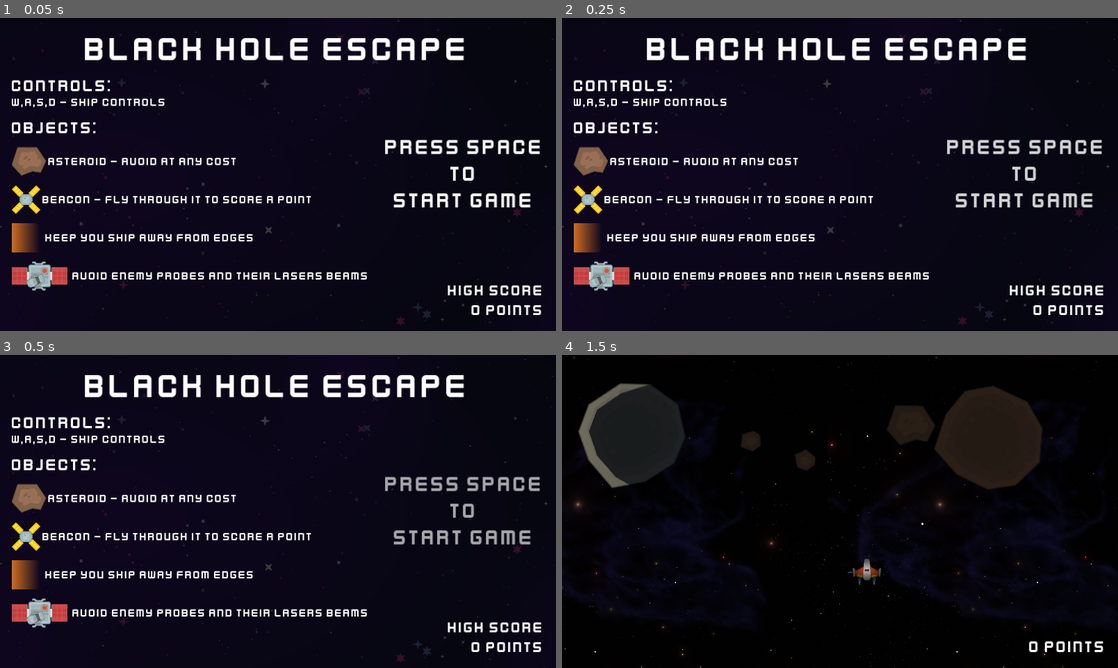
Above: before the commit, frames 1-4 (two rows, left to right).
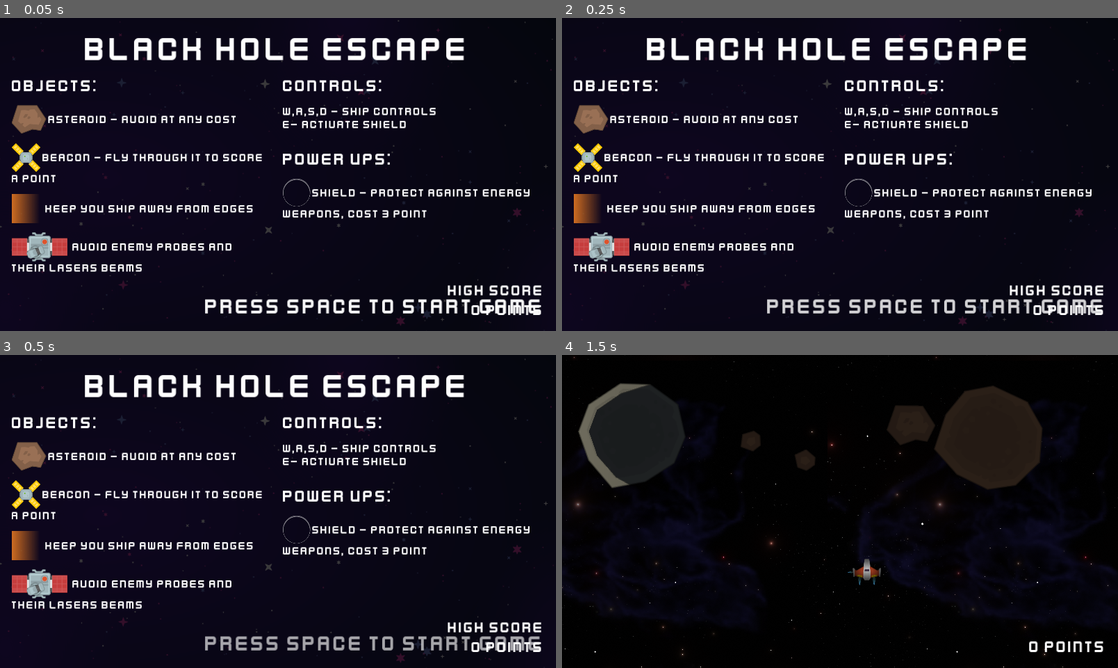
Above: after the commit, the same moments.

Repository: jstasiaczek/black_hole_escape
Game: Godot game, scene res://scenes/main/main.tscn
The game is run twice, just before and just after one commit, with the same random seed, the same clock (stepped at 60 frames per second) and the same inputs.
Inputs:
- Up to frame 1 (0.05 s): no input
- Up to frame 2 (0.25 s): no input
- Up to frame 3 (0.5 s): no input
- Up to frame 4 (1.5 s): tap Space (action) at 0.5, 0.6 s; hold D (right) from 0.53 s (still down); tap W (forward) at 0.77 s; tap E (shield, bound only after the commit) at 0.8, 1.35 s

The runs differ from the first frame. In frame 1, 13% of the frame differs, in the area x 2-98%, y 19-95%; in frame 2, 13%; in frame 3, 13%; in frame 4, nothing differs.

Commit message:
added shield power up

Diff:
--- a/managers/game_manager.gd
+++ b/managers/game_manager.gd
@@ -4,6 +4,7 @@
 const SHIP_GROUP: String = "ship"
 const ASTEROID_GROUP: String = "asteroid"
 const ENEMY_GROUP: String = "enemy"
+const SHIELD_GROUP: String = "shield"
 const SHIP_BASE_MAIN_SPEED: float = 180
 const SHIP_BASE_SECONDARY_SPEED: float = 80
 const ASTEROID_COUNT_MIN: int = 4
@@ -13,6 +14,7 @@
 const BEACON_WIDTH = 114
 const GRAVITY: float = 80
 const LASER_SPEED: int = 240
+const SHIELD_COST: int = 3
 
 const SPAWNER_TYPE: int = 1
 
--- a/managers/score_manager.gd
+++ b/managers/score_manager.gd
@@ -19,6 +19,10 @@
 	else:
 		_high_score = int(file.get_as_text())
 
+func decrease_score(value = 0):
+	_score -= value
+	SignalManager.on_player_score.emit()
+
 func increas_score(value = 0):
 	_score += value
 	if _score > _high_score:
--- a/managers/signal_manager.gd
+++ b/managers/signal_manager.gd
@@ -2,4 +2,6 @@
 
 signal on_ship_destroyed
 signal on_player_score
+signal on_shield_hit
+signal on_shield_activated
 signal on_enemy_fire(start_position: Vector2, end_position: Vector2)
--- a/project.godot
+++ b/project.godot
@@ -61,6 +61,11 @@
 "events": [Object(InputEventKey,"resource_local_to_scene":false,"resource_name":"","device":-1,"window_id":0,"alt_pressed":false,"shift_pressed":false,"ctrl_pressed":false,"meta_pressed":false,"pressed":false,"keycode":0,"physical_keycode":32,"key_label":0,"unicode":32,"echo":false,"script":null)
 ]
 }
+shield={
+"deadzone": 0.5,
+"events": [Object(InputEventKey,"resource_local_to_scene":false,"resource_name":"","device":-1,"window_id":0,"alt_pressed":false,"shift_pressed":false,"ctrl_pressed":false,"meta_pressed":false,"pressed":false,"keycode":0,"physical_keycode":69,"key_label":0,"unicode":101,"echo":false,"script":null)
+]
+}
 
 [rendering]
 
--- a/scenes/laser/laser.gd
+++ b/scenes/laser/laser.gd
@@ -4,6 +4,8 @@
 @onready var explosion_animation = $ExplosionAnimation
 @onready var shot_sound = $shotSound
 @onready var boom_sound = $boomSound
+
+var is_destroyed: bool = false
 
 var player_point: Vector2
 var direction
@@ -36,6 +38,7 @@
 	queue_free()
 
 func die():
+	is_destroyed = true
 	boom_sound.play()
 	sprite_2d.visible = false
 	explosion_animation.visible = true
@@ -44,10 +47,13 @@
 func _on_area_entered(area):
 	if area.is_in_group(GameManager.ASTEROID_GROUP):
 		die()
+	if area.is_in_group(GameManager.SHIELD_GROUP) and area.visible:
+		SignalManager.on_shield_hit.emit()
+		die()
 
 
 func _on_body_entered(body):
-	if body.is_in_group(GameManager.SHIP_GROUP):
+	if body.is_in_group(GameManager.SHIP_GROUP) and body.is_shield == false and is_destroyed == false:
 		SignalManager.on_ship_destroyed.emit()
 		die()
 
--- a/scenes/main/main.tscn
+++ b/scenes/main/main.tscn
@@ -86,17 +86,35 @@
 text = "Black Hole Escape"
 label_settings = SubResource("LabelSettings_mqrn5")
 
-[node name="RichTextLabel" type="RichTextLabel" parent="MarginContainer"]
+[node name="Label2" type="Label" parent="MarginContainer"]
 layout_mode = 2
+size_flags_horizontal = 8
+size_flags_vertical = 8
+text = "Press SPACE to start game"
+label_settings = SubResource("LabelSettings_s872c")
+horizontal_alignment = 1
+vertical_alignment = 1
+
+[node name="high_socre" type="Label" parent="MarginContainer"]
+layout_mode = 2
+size_flags_horizontal = 8
+size_flags_vertical = 8
+label_settings = SubResource("LabelSettings_ppvtd")
+horizontal_alignment = 2
+
+[node name="HBoxContainer" type="HBoxContainer" parent="MarginContainer"]
+layout_mode = 2
+theme_override_constants/separation = 20
+
+[node name="RichTextLabel" type="RichTextLabel" parent="MarginContainer/HBoxContainer"]
+layout_mode = 2
+size_flags_horizontal = 3
 bbcode_enabled = true
 text = "
 
 
 
-[font=res://assets/fonts/kenvector_future_thin.ttf][font_size=36]Controls:[/font_size]
-[font_size=24]W,A,S,D - ship controls[/font_size]
-
-[font_size=36]Objects:[/font_size]
+[font=res://assets/fonts/kenvector_future_thin.ttf][font_size=36]Objects:[/font_size]
 
 [img height=60]res://assets/meteors/asteroid_1.png[/img] [font_size=24]Asteroid - avoid at any cost[/font_size]
 
@@ -108,22 +126,24 @@
 
 [/font]"
 
-[node name="Label2" type="Label" parent="MarginContainer"]
+[node name="RichTextLabel2" type="RichTextLabel" parent="MarginContainer/HBoxContainer"]
 layout_mode = 2
-size_flags_horizontal = 8
-text = "Press SPACE
-to
-start game"
-label_settings = SubResource("LabelSettings_s872c")
-horizontal_alignment = 1
-vertical_alignment = 1
+size_flags_horizontal = 3
+bbcode_enabled = true
+text = "
 
-[node name="high_socre" type="Label" parent="MarginContainer"]
-layout_mode = 2
-size_flags_horizontal = 8
-size_flags_vertical = 8
-label_settings = SubResource("LabelSettings_ppvtd")
-horizontal_alignment = 2
+
+
+[font=res://assets/fonts/kenvector_future_thin.ttf][font_size=36]Controls:[/font_size]
+
+[font_size=24]W,A,S,D - ship controls[/font_size]
+[font_size=24]E- activate shield[/font_size]
+
+
+[font_size=36]Power ups:[/font_size]
+
+[img height=60]res://assets/ships/shield.png[/img] [font_size=24]Shield - protect against energy weapons, cost 3 point[/font_size]
+[/font]"
 
 [node name="AnimationPlayer" type="AnimationPlayer" parent="."]
 libraries = {
--- /dev/null
+++ b/scenes/shield/shield.gd
@@ -0,0 +1,30 @@
+extends Area2D
+@onready var shield_up = $ShieldUp
+@onready var no_points = $NoPoints
+
+var ship_destroyed: bool = false
+
+
+# Called when the node enters the scene tree for the first time.
+func _ready():
+	SignalManager.on_shield_hit.connect(on_shield_hit)
+	SignalManager.on_ship_destroyed.connect(on_ship_destroyed)
+
+func on_ship_destroyed():
+	ship_destroyed = true
+	visible = false
+
+func on_shield_hit():
+	visible = false
+
+
+# Called every frame. 'delta' is the elapsed time since the previous frame.
+func _process(delta):
+	if Input.is_action_just_pressed("shield") and ship_destroyed == false:
+		if ScoreManager.get_score() >= GameManager.SHIELD_COST and visible == false:
+			visible = true
+			ScoreManager.decrease_score(GameManager.SHIELD_COST)
+			shield_up.play()
+			SignalManager.on_shield_activated.emit()
+		elif ScoreManager.get_score() < GameManager.SHIELD_COST and visible == false:
+			no_points.play()
--- /dev/null
+++ b/scenes/shield/shield.tscn
@@ -0,0 +1,31 @@
+[gd_scene load_steps=6 format=3 uid="uid://b4u47jik71kkt"]
+
+[ext_resource type="Texture2D" uid="uid://bjoff8ywyk3cx" path="res://assets/ships/shield.png" id="1_x4d66"]
+[ext_resource type="Script" path="res://scenes/shield/shield.gd" id="1_yml7u"]
+[ext_resource type="AudioStream" uid="uid://bk5cv7bnnx6kn" path="res://assets/sounds/sfx_shieldUp.ogg" id="3_ybakv"]
+[ext_resource type="AudioStream" uid="uid://bmu0b3bvqy6d2" path="res://assets/sounds/sfx_lose.ogg" id="4_dgb0o"]
+
+[sub_resource type="CapsuleShape2D" id="CapsuleShape2D_uuhtl"]
+radius = 66.0
+height = 132.0
+
+[node name="Shield" type="Area2D" groups=["shield"]]
+script = ExtResource("1_yml7u")
+
+[node name="Sprite2D" type="Sprite2D" parent="."]
+texture = ExtResource("1_x4d66")
+
+[node name="CollisionShape2D" type="CollisionShape2D" parent="."]
+position = Vector2(0, -1)
+scale = Vector2(1, 1.04)
+shape = SubResource("CapsuleShape2D_uuhtl")
+
+[node name="PointLight2D" type="PointLight2D" parent="."]
+texture = ExtResource("1_x4d66")
+
+[node name="ShieldUp" type="AudioStreamPlayer" parent="."]
+stream = ExtResource("3_ybakv")
+
+[node name="NoPoints" type="AudioStreamPlayer" parent="."]
+stream = ExtResource("4_dgb0o")
+volume_db = -5.0
--- a/scenes/ship/ship.gd
+++ b/scenes/ship/ship.gd
@@ -15,9 +15,11 @@
 @onready var thruster_light_right = $lights/thrusterLightRight
 @onready var engine_light_2 = $lights/engineLight2
 @onready var engine_light = $lights/engineLight
+@onready var shield = $Shield
 
 var died: bool = false
 var button_pressed_count: int = 0
+var is_shield: bool = false
 
 # Called when the node enters the scene tree for the first time.
 func _ready():
@@ -28,6 +30,14 @@
 	thruster_audio.play()
 
 	SignalManager.on_ship_destroyed.connect(die)
+	SignalManager.on_shield_activated.connect(on_shield_activated)
+	SignalManager.on_shield_hit.connect(on_shield_hit)
+
+func on_shield_activated():
+	is_shield = true
+
+func on_shield_hit():
+	is_shield = false
 
 func _physics_process(delta):
 	if died:
@@ -74,6 +84,7 @@
 	engine_1.hide()
 	engine_2.hide()
 	thruster_audio.stop()
+	SignalManager.on_shield_hit.emit()
 	destroy.play("default")
 
 func reset_thrusters():
--- a/scenes/ship/ship.tscn
+++ b/scenes/ship/ship.tscn
@@ -7,6 +7,7 @@
 [ext_resource type="Texture2D" uid="uid://bu4fvogdss8tw" path="res://assets/ships/Explosion.png" id="5_vfavq"]
 [ext_resource type="AudioStream" uid="uid://dvbxlvtdqltwl" path="res://assets/sounds/159012__primeval_polypod__distant-rumble.wav" id="6_k445o"]
 [ext_resource type="AudioStream" uid="uid://vb4xpnpnsg8m" path="res://assets/sounds/explosion.ogg" id="7_gfd7o"]
+[ext_resource type="PackedScene" uid="uid://b4u47jik71kkt" path="res://scenes/shield/shield.tscn" id="8_4jbjt"]
 
 [sub_resource type="SpriteFrames" id="SpriteFrames_l4n8m"]
 animations = [{
@@ -234,3 +235,7 @@
 
 [node name="Image" type="Sprite2D" parent="."]
 texture = ExtResource("2_38lnr")
+
+[node name="Shield" parent="." instance=ExtResource("8_4jbjt")]
+visible = false
+position = Vector2(0, 3.33333)
Binary file added: assets/ships/shield.png
Not shown, added: assets/ships/shield.png.import
Not shown, added: assets/sounds/sfx_lose.ogg.import
Not shown, added: assets/sounds/sfx_shieldUp.ogg.import
Not shown: 1 places in scenes/ship/ship.tscn that only renumber resources
Not shown, added: assets/sounds/sfx_lose.ogg
Not shown, added: assets/sounds/sfx_shieldUp.ogg
Not shown, changed: html_release/index.html
Not shown, changed: html_release/index.pck
